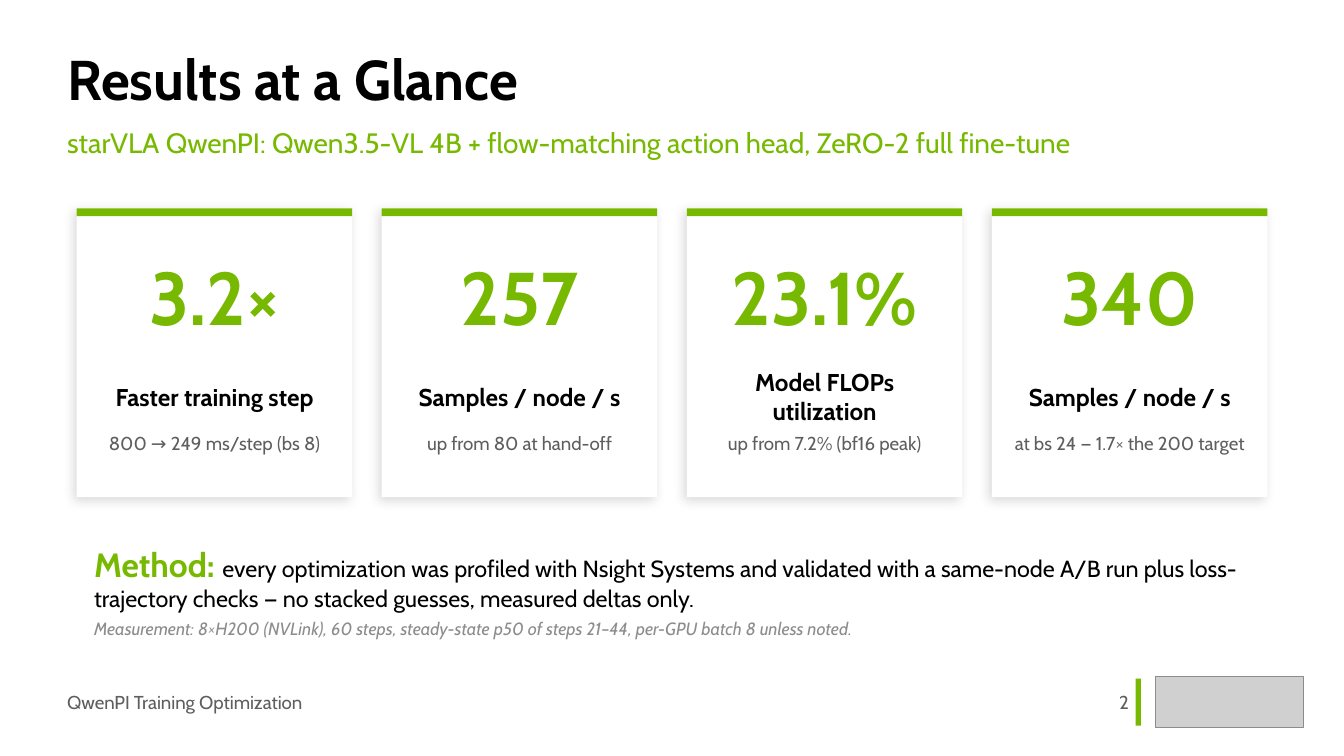
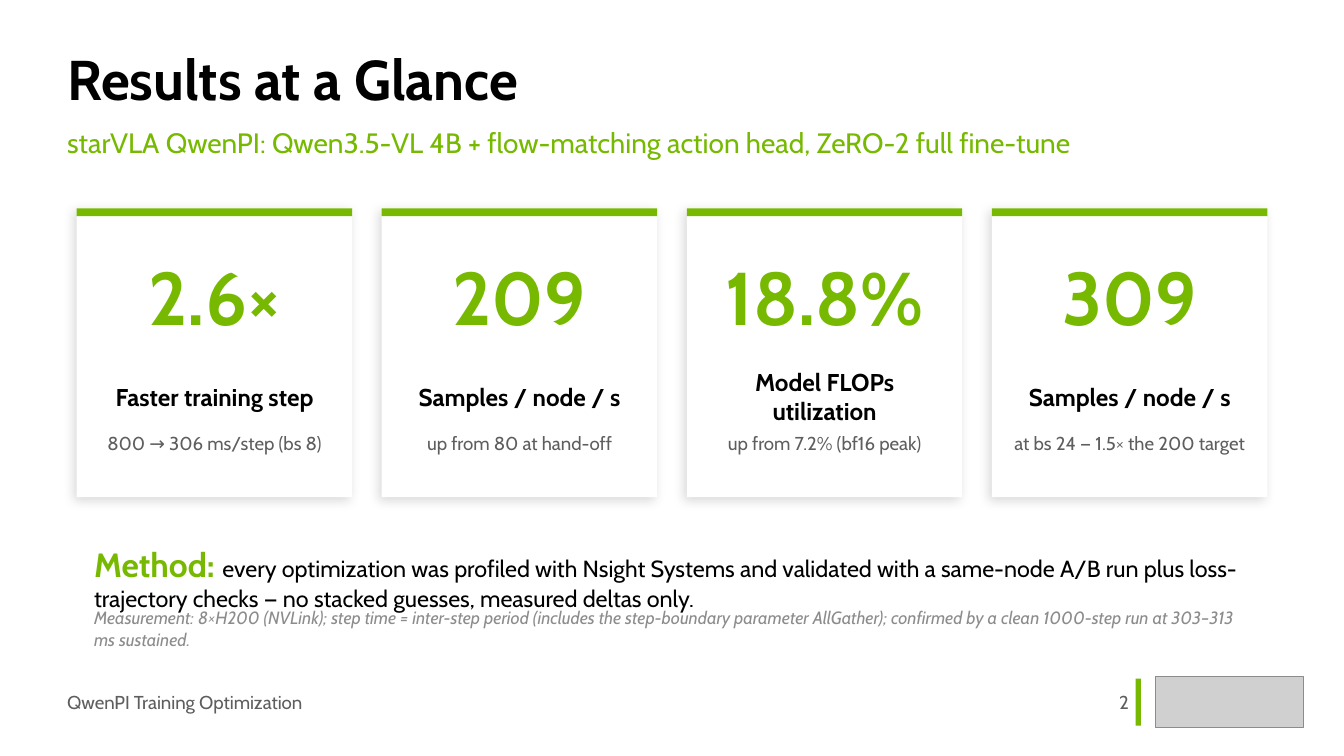
Before and after one commit to Holworth/starVLA, a slide deck: slide 2 of docs/slides/qwenpi-optimization.pptx. Drawn at 1344x756 pixels with LibreOffice and Linux fonts; fonts in the diff are those of the drawing; grey boxes stand for pictures. Boxes give left, top, right and bottom in pixels: in the first picture for what was removed or moved away, otherwise in the second. Text is boxed around its words. In the diff, an @@ line names an element or a change of style, - is before the commit and + after.

Commit message:
docs(slides): period-basis accounting deck-wide; AllGather-exposed closing timeline; 1000-step loss A/B

```diff
--- a/docs/slides/qwenpi-optimization.pptx
+++ b/docs/slides/qwenpi-optimization.pptx
@@ text at box(148, 271, 280, 326): text changed @@
-3.2×
+2.6×
@@ text at box(452, 271, 586, 326): text changed @@
-257
+209
@@ text at box(726, 271, 924, 326): text changed @@
-23.1%
+18.8%
@@ text at box(1062, 271, 1197, 326): text changed @@
-340
+309
@@ text at box(107, 436, 322, 455): text changed @@
-800 → 249 ms/step (bs 8)
+800 → 306 ms/step (bs 8)
@@ text at box(1014, 436, 1245, 455): text changed @@
-at bs 24 — 1.7× the 200 target
+at bs 24 — 1.5× the 200 target
@@ text at box(94, 610, 1233, 646): text changed @@
-Measurement: 8×H200 (NVLink), 60 steps, steady-state p50 of steps 21–44, per-GPU batch 8 unless noted.
+Measurement: 8×H200 (NVLink); step time = inter-step period (includes the step-boundary parameter AllGather); confirmed by a clean 1000-step run at 303–313 ms sustained.
```
Also in this commit, not shown: 6 other slides changed, 1 slide added, 1 slide removed, 1 other file.
